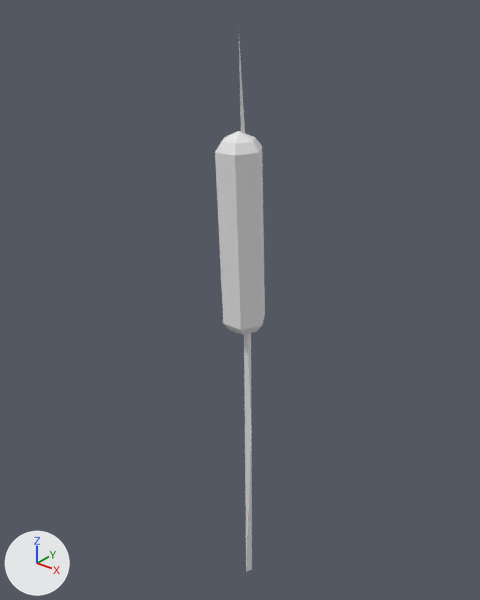
The OBJ model Assets/MapEditor/modular_terrain_collection/Hilly_Prop_Cattail_2.obj, before and after one commit.
Before and after are seen from a 50 mm camera at (0.565, -0.726, 1.016) aimed at (-0.031, 0.019, 0.554). Arrows for +X, +Y and +Z are at lower left; the lights stay in place. Where no turn or scale is listed for an object, it has been applied to the vertices.
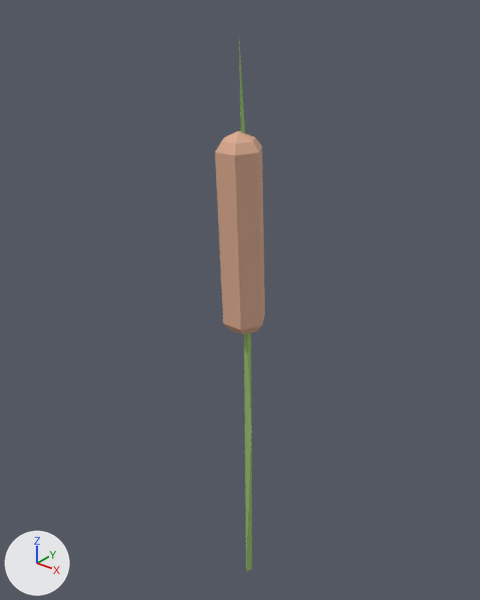
Boxes (x1, y1, x2, y2) around the edits, measured in the pictures (480 x 600 px):
```json
{"object": "object2", "change": "recoloured", "before": [215, 131, 265, 335], "after": [215, 131, 265, 335], "on screen": "white to beige"}
{"object": "object1", "change": "recoloured", "before": [239, 42, 252, 572], "after": [239, 42, 252, 572], "on screen": "white to green"}
```

Scene script edits in JSON lines:
```json
{"op": "set", "path": "mat_oak_leaves.base_color", "old": "(0.8, 0.8, 0.8)", "new": "(0.322, 0.541, 0.157)", "note": "white #e7e7e7 -> green #9ac26e"}
{"op": "set", "path": "mat_cattail.base_color", "old": "(0.8, 0.8, 0.8)", "new": "(0.706, 0.408, 0.278)", "note": "white #e7e7e7 -> beige #dbab90"}
```
